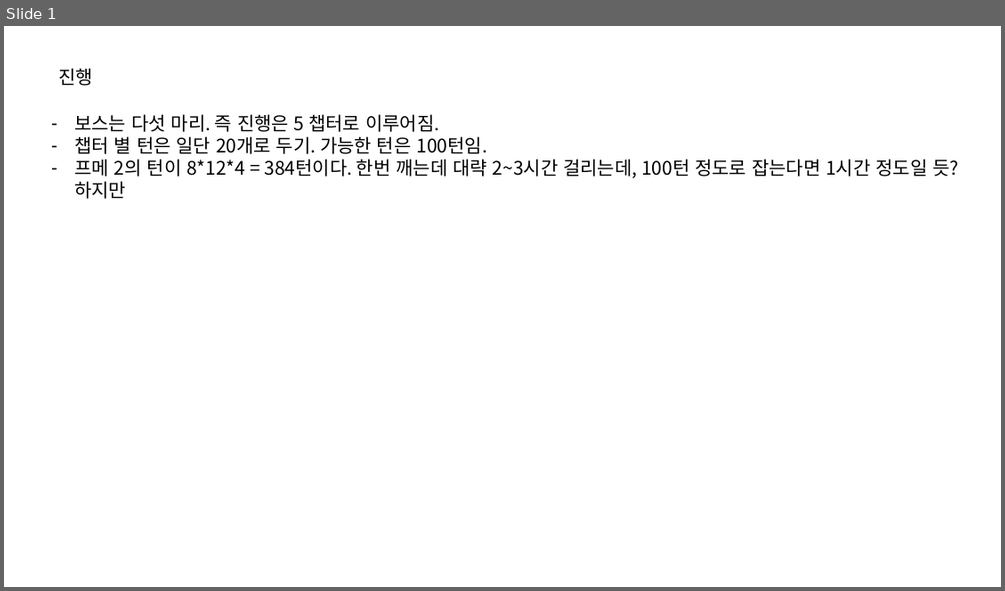
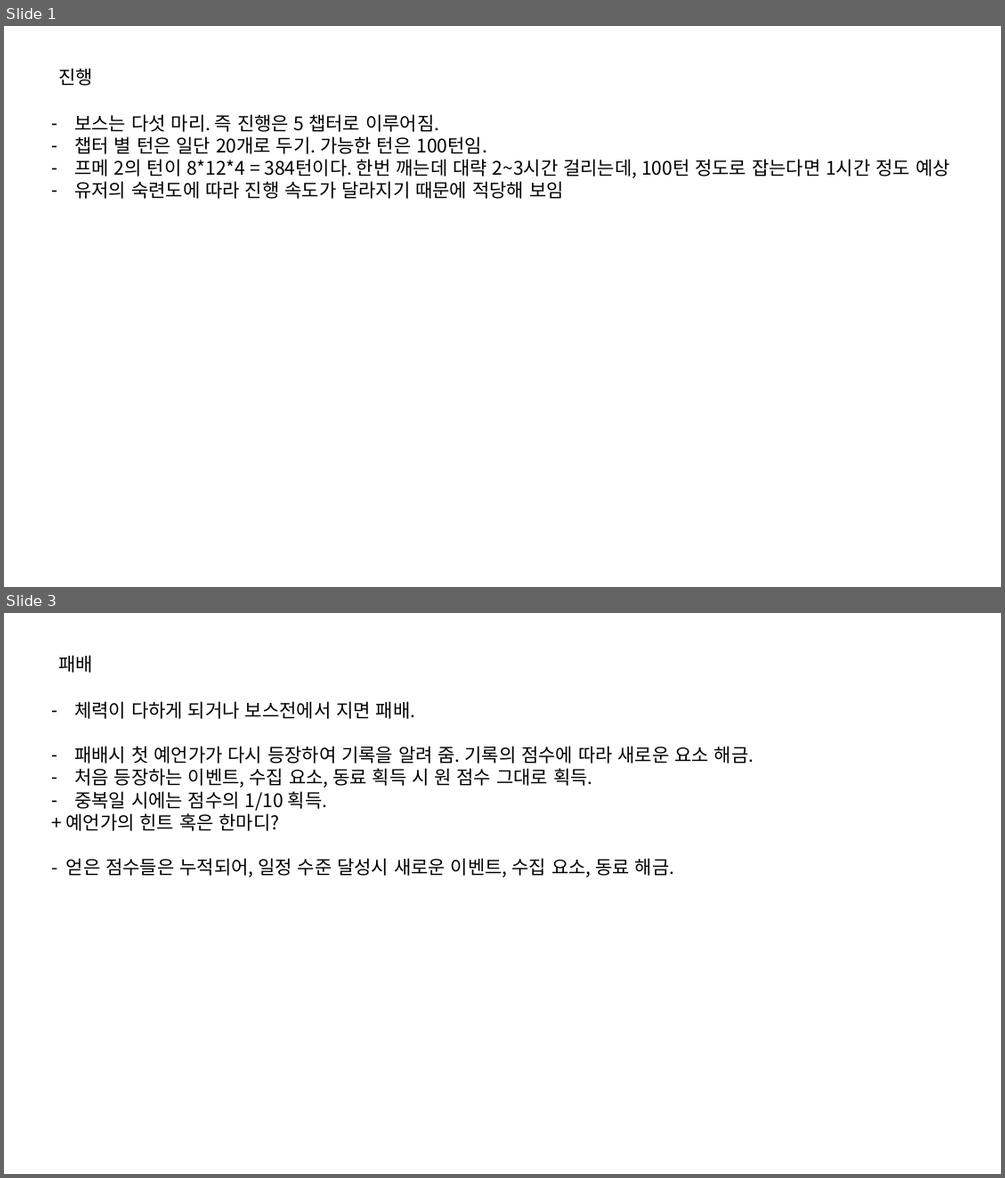
Before and after one commit to IdfKLeh/capstone, a slide deck: 플롯.pptx. Shown one above the other, each under a label of ours: slide 1 before the commit, slides 1 and 3 after it; the slides between them are not shown. The pictures are 1005x591 and 1005x1178 pixels, drawn with LibreOffice and Linux fonts; fonts in the diff are those of the drawing. Boxes give left, top, right and bottom in pixels: in the first picture for what was removed or moved away, otherwise in the second. Text is boxed around its words. In the diff, an @@ line names an element or a change of style, - is before the commit and + after.

```diff
--- a/플롯.pptx
+++ b/플롯.pptx
@@ slide 3 added at (x1=4, y1=613, x2=1001, y2=1174), background #FFFFFF @@
@@ text added at (x1=58, y1=655, x2=93, y2=673), 18 pt, text #000000 @@
+패배
@@ text added at (x1=65, y1=701, x2=753, y2=877), 18 pt, text #000000 @@
+– 체력이 다하게 되거나 보스전에서 지면 패배.
+– 패배시 첫 예언가가 다시 등장하여 기록을 알려 줌. 기록의 점수에 따라 새로운 요소 해금.
+– 처음 등장하는 이벤트, 수집 요소, 동료 획득 시 원 점수 그대로 획득.
+– 중복일 시에는 점수의 1/10 획득.
++ 예언가의 힌트 혹은 한마디?
+- 얻은 점수들은 누적되어, 일정 수준 달성시 새로운 이벤트, 수집 요소, 동료 해금.
@@ slide 1 changed as well @@
@@ text at (x1=74, y1=159, x2=950, y2=199): text changed @@
-– 프메 2의 턴이 8*12*4 = 384턴이다. 한번 깨는데 대략 2~3시간 걸리는데, 100턴 정도로 잡는다면 1시간 정도일 듯? 하지만
+– 프메 2의 턴이 8*12*4 = 384턴이다. 한번 깨는데 대략 2~3시간 걸리는데, 100턴 정도로 잡는다면 1시간 정도 예상
+– 유저의 숙련도에 따라 진행 속도가 달라지기 때문에 적당해 보임
```
Also in this commit, not shown: 1 other slide added, 3 other files.
